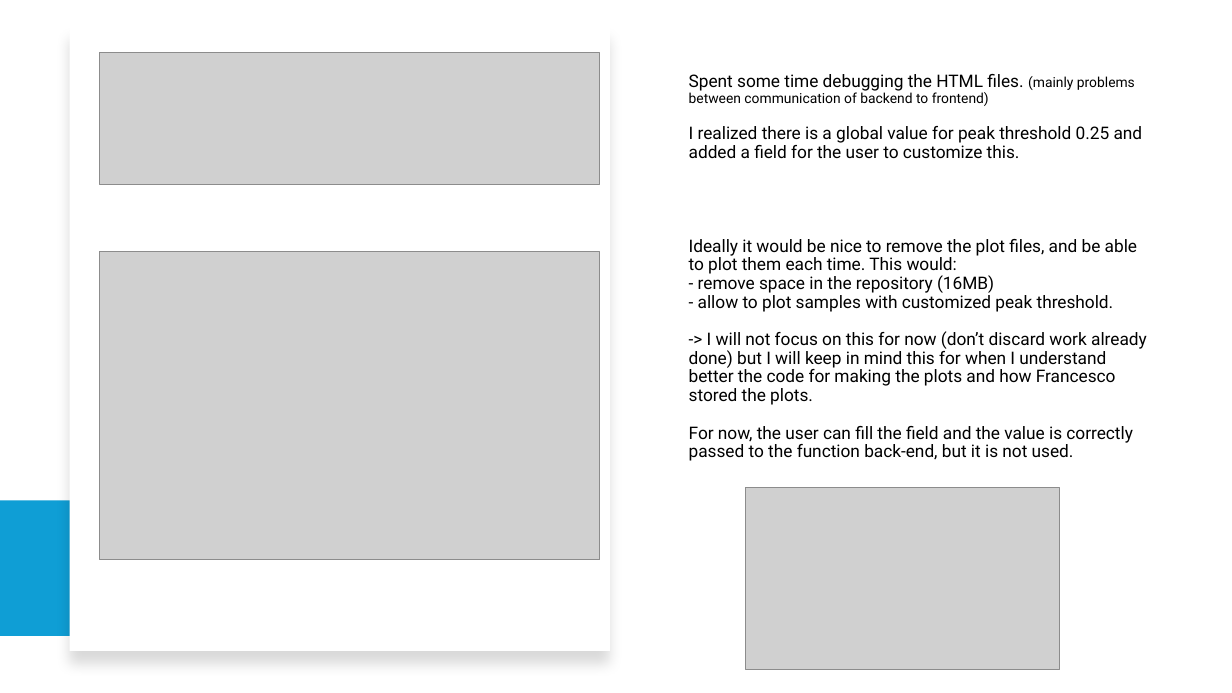
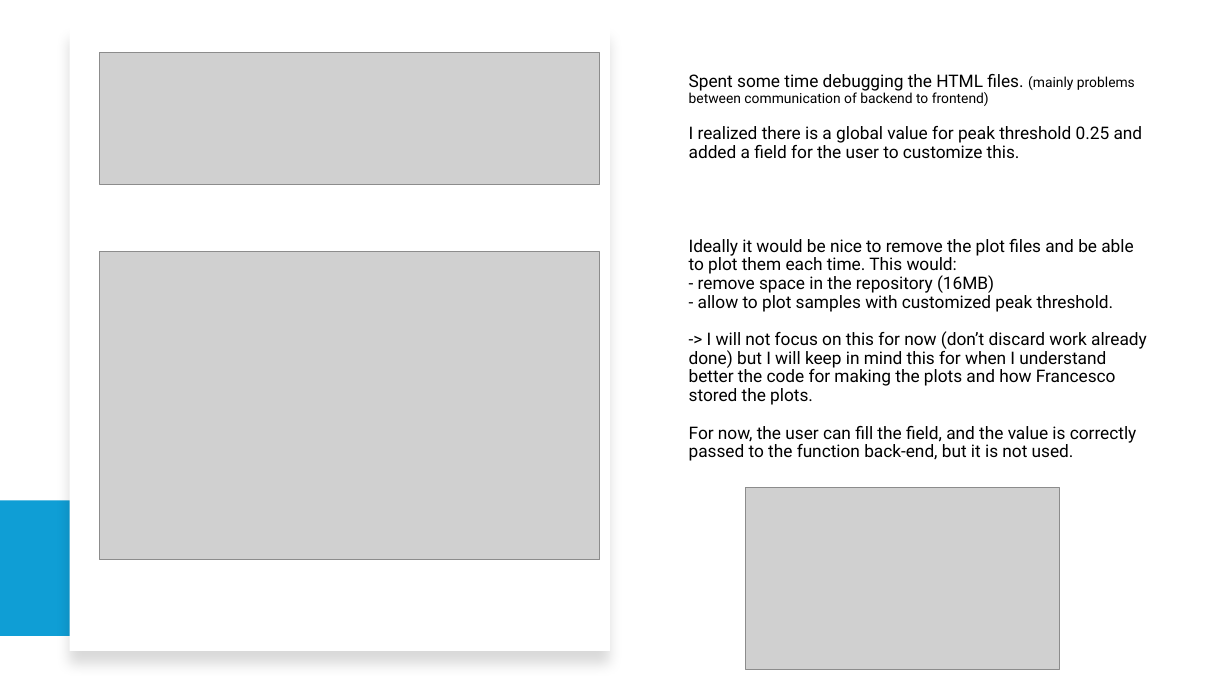
Before and after one commit to blichub/temp_raman_personal, a slide deck: slide 11 of raman_week7.pptx. Drawn at 1232x693 pixels with LibreOffice and Linux fonts; fonts in the diff are those of the drawing; grey boxes stand for pictures. Boxes give left, top, right and bottom in pixels: in the first picture for what was removed or moved away, otherwise in the second. Text is boxed around its words. In the diff, an @@ line names an element or a change of style, - is before the commit and + after.

```diff
--- a/raman_week7.pptx
+++ b/raman_week7.pptx
@@ title at box(689, 74, 1147, 461): text changed @@
-Spent some time debugging the HTML files. (mainly problems between communication of backend to frontend)
-I realized there is a global value for peak threshold 0.25 and added a field for the user to customize this.
-Ideally it would be nice to remove the plot files, and be able to plot them each time. This would:
-- remove space in the repository (16MB)
-- allow to plot samples with customized peak threshold.
--> I will not focus on this for now (don’t discard work already done) but I will keep in mind this for when I understand better the code for making the plots and how Francesco stored the plots.
-For now, the user can fill the field and the value is correctly passed to the function back-end, but it is not used.
+Spent some time debugging the HTML files. (mainly problems between communication of backend to frontend)
+I realized there is a global value for peak threshold 0.25 and added a field for the user to customize this.
+Ideally it would be nice to remove the plot files and be able to plot them each time. This would:
+- remove space in the repository (16MB)
+- allow to plot samples with customized peak threshold.
+-> I will not focus on this for now (don’t discard work already done) but I will keep in mind this for when I understand better the code for making the plots and how Francesco stored the plots.
+For now, the user can fill the field, and the value is correctly passed to the function back-end, but it is not used.
```
Also in this commit, not shown: 1 slide added.
